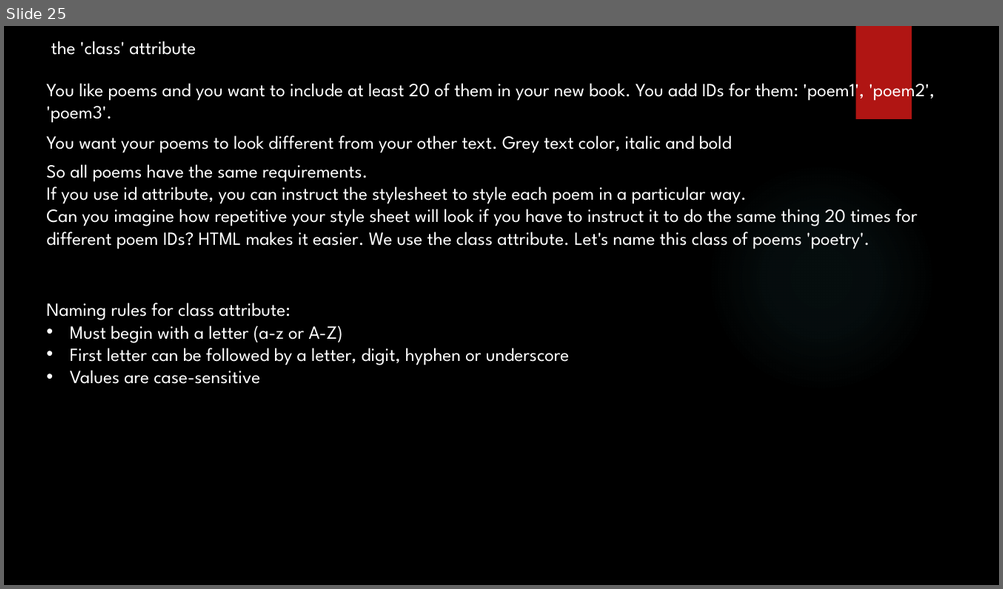
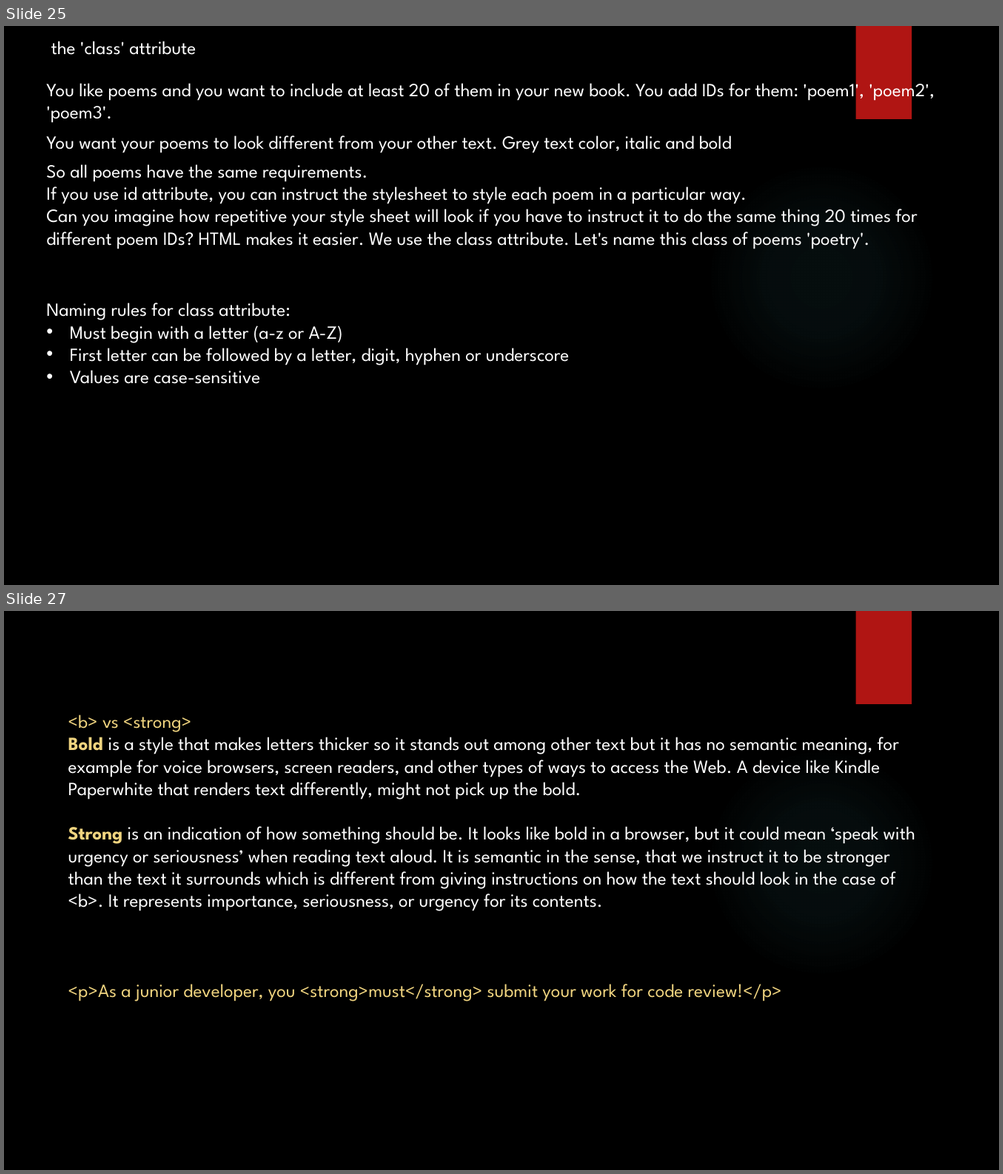
Before and after one commit to yogeshwar1996/HTML5CSS, a slide deck: Fundamentals of HTML and CSS.pptx. Shown one above the other, each under a label of ours: slide 25 before the commit, slides 25 and 27 after it; the slides between them are not shown. The pictures are 1003x589 and 1003x1174 pixels, drawn with LibreOffice and Linux fonts; fonts in the diff are those of the drawing; background and template pictures are left out. Boxes give left, top, right and bottom in pixels: in the first picture for what was removed or moved away, otherwise in the second. Text is boxed around its words. In the diff, an @@ line names an element or a change of style, - is before the commit and + after.

Commit message:
Add html files for demonstrating usage of semantic tag for giving meaning to webpage structure

```diff
--- a/Fundamentals of HTML and CSS.pptx
+++ b/Fundamentals of HTML and CSS.pptx
@@ slide 27 added at (x1=4, y1=611, x2=999, y2=1170), background picture (left out); not listed: 2 template elements that a slide beside it also shows @@
@@ text added at (x1=68, y1=715, x2=915, y2=911), 18 pt, text #FFFFFF @@
+<b> vs <strong>
+Bold is a style that makes letters thicker so it stands out among other text but it has no semantic meaning, for example for voice browsers, screen readers, and other types of ways to access the Web. A device like Kindle Paperwhite that renders text differently, might not pick up the bold.
+Strong is an indication of how something should be. It looks like bold in a browser, but it could mean ‘speak with urgency or seriousness’ when reading text aloud. It is semantic in the sense, that we instruct it to be stronger than the text it surrounds which is different from giving instructions on how the text should look in the case of <b>. It represents importance, seriousness, or urgency for its contents.
@@ text added at (x1=68, y1=984, x2=782, y2=1002), 18 pt, text #F0D47F @@
+<p>As a junior developer, you <strong>must</strong> submit your work for code review!</p>
```
Also in this commit, not shown: 4 other slides added, 5 slides removed, 2 other files.
